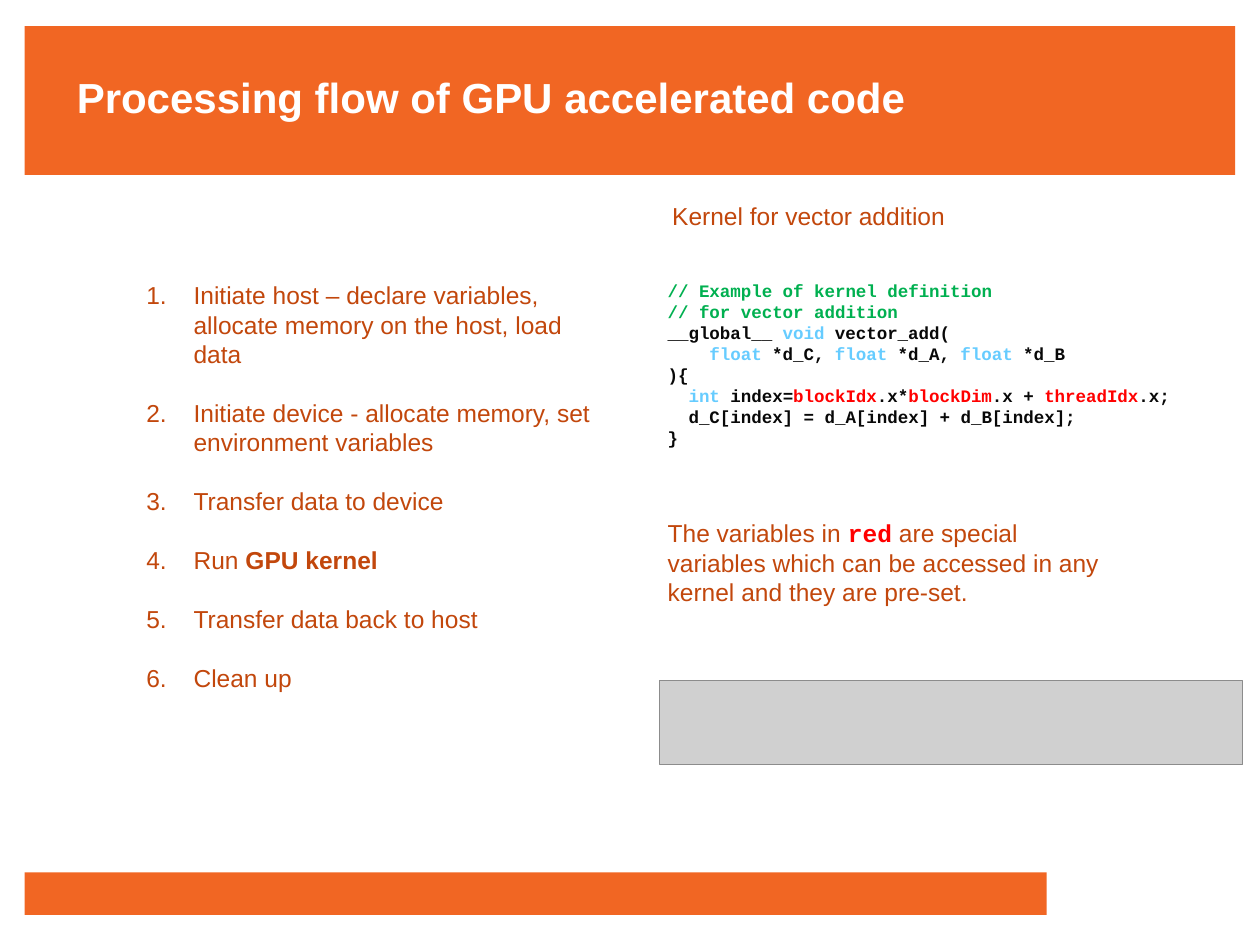
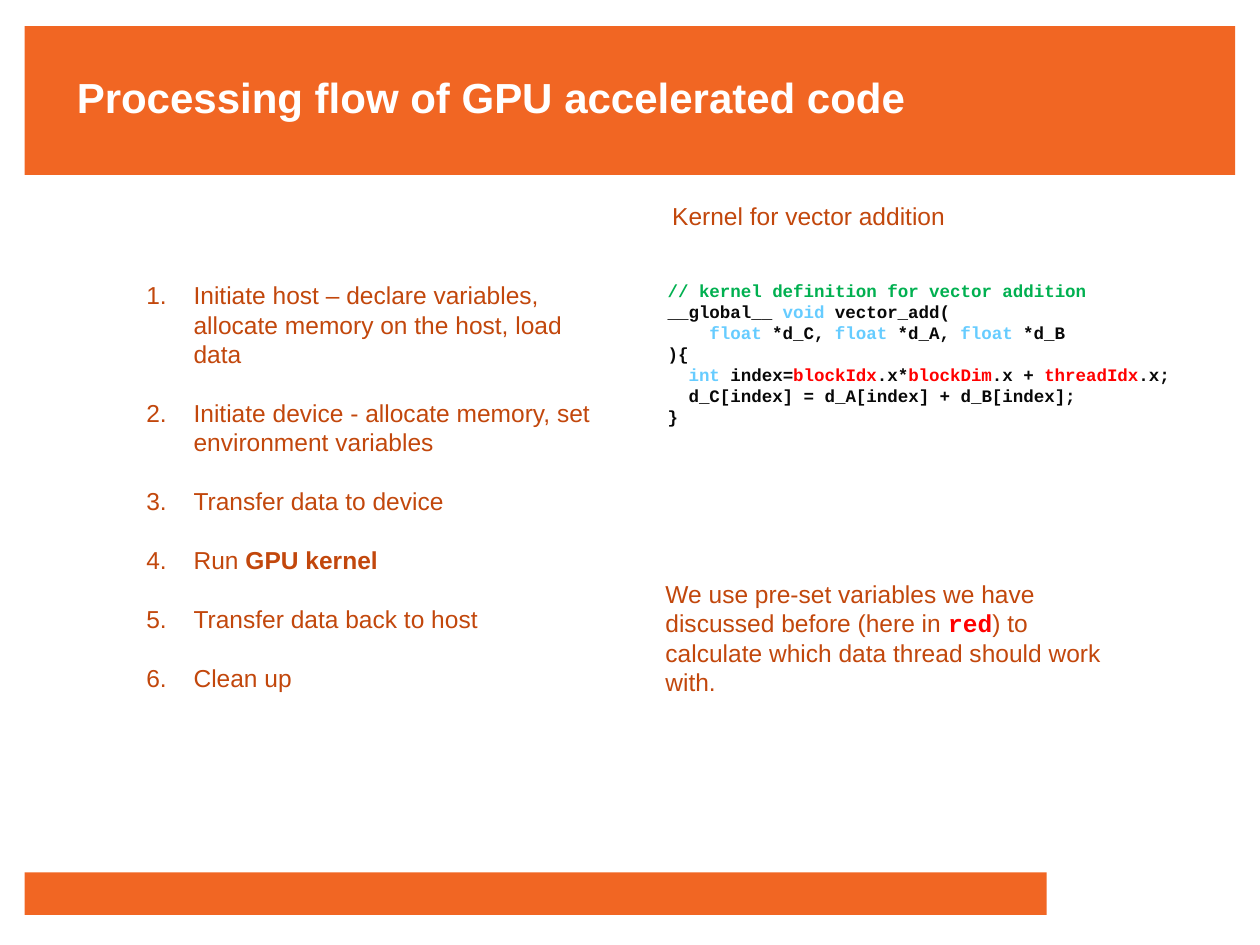
Before and after one commit to francisjudd/CWM-HPC, a slide deck: slide 23 of Lectures/pptx/7_Lecture_seven.pptx (slide 14 before the commit). Drawn at 1260x945 pixels with LibreOffice and Linux fonts; fonts in the diff are those of the drawing; grey boxes stand for pictures; background and template pictures are left out. Boxes give left, top, right and bottom in pixels: in the first picture for what was removed or moved away, otherwise in the second. Text is boxed around its words. In the diff, an @@ line names an element or a change of style, - is before the commit and + after.

```diff
--- a/Lectures/pptx/7_Lecture_seven.pptx
+++ b/Lectures/pptx/7_Lecture_seven.pptx
@@ text at [699, 285, 1086, 297]: text changed @@
-// Example of kernel definition
-// for vector addition
+// kernel definition for vector addition
@@ text at [665, 585, 1101, 692]: text changed @@
-The variables in red are special variables which can be accessed in any kernel and they are pre-set.
+We use pre-set variables we have discussed before (here in red) to calculate which data thread should work with.
@@ picture removed at [660, 680, 1244, 765] @@
```
Also in this commit, not shown: 10 other slides changed, 6 slides added, 12 other files.
